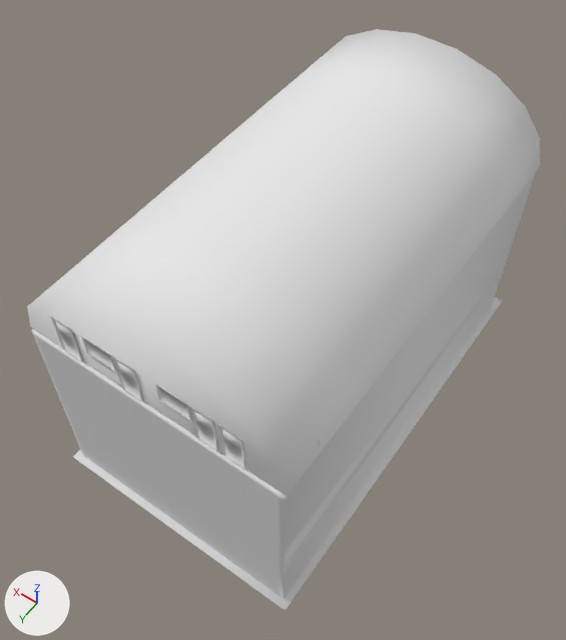
Before and after pictures for a commit that changed the OBJ model static/r1.obj.
One viewpoint serves both versions: a 50 mm lens placed at (-7586.0, 12255.0, 21454.0), pointed at (786.0, 535.0, 3037.0). Lighting does not change. The marker at lower left points along +X, +Y and +Z. Where no turn or scale is listed for an object, it has been applied to the vertices.
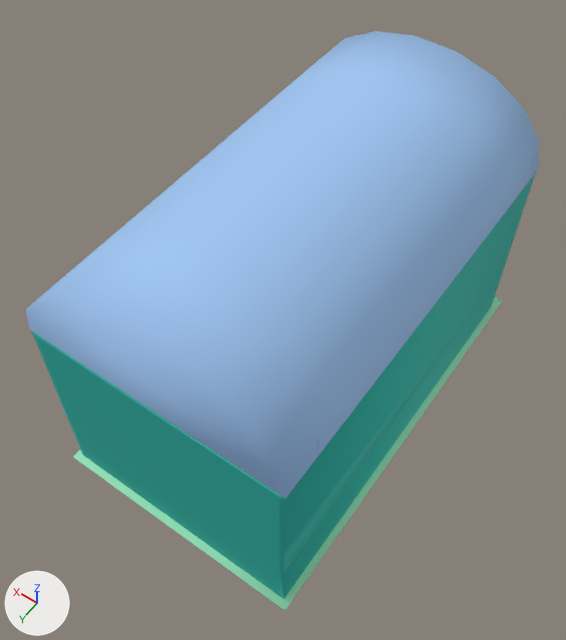
Scene script edits in JSON lines:
```json
{"op": "set", "path": "mat_wire_088144225.base_color", "old": "(0.8, 0.8, 0.8)", "new": "(0.345, 0.565, 0.882)", "note": "white #e7e7e7 -> blue #9fc6f1"}
{"op": "set", "path": "mat_wire_087225143.base_color", "old": "(0.8, 0.8, 0.8)", "new": "(0.341, 0.882, 0.561)", "note": "white #e7e7e7 -> green #9ef1c5"}
{"op": "set", "path": "mat_wire_224086086.base_color", "old": "(0.8, 0.8, 0.8)", "new": "(0.878, 0.337, 0.337)", "note": "white #e7e7e7 -> pink #f19d9d"}
{"op": "set", "path": "mat_wire_006135113.base_color", "old": "(0.8, 0.8, 0.8)", "new": "(0.0235, 0.529, 0.443)", "note": "white #e7e7e7 -> cyan #2ac0b2"}
{"block": "me_cylinder001", "where": "me_cylinder001.from_pydata(...)  # 144 vertices, 146 faces; spans x -3482.0..4157.0, y -6180.0..6361.0, z 6336.0..8994.0"}
{"block": "me_cylinder001", "where": "# used by ob_cylinder001; location = (0.0, 0.0, 0.0)"}
{"block": "me_cylinder001", "change": "me_cylinder001 part 1: the whole mesh is moved by (0.0, 56.0, -38.0)"}
```

Boxes (x1, y1, x2, y2) around the edits, measured in the pictures (566 x 640 px):
```json
{"object": "Cylinder001", "change": "recoloured, mesh moved", "before": [27, 29, 540, 496], "after": [26, 31, 539, 499], "on screen": "white to blue"}
{"object": "Wall002", "change": "recoloured", "before": [31, 174, 535, 599], "after": [31, 174, 535, 599], "on screen": "white to cyan"}
{"object": "Plane001", "change": "recoloured", "before": [73, 297, 502, 610], "after": [73, 297, 502, 610], "on screen": "white to green"}
{"object": "Plane050", "change": "recoloured", "before": [218, 424, 246, 470], "after": [218, 424, 246, 470]}
{"object": "Plane051", "change": "recoloured", "before": [190, 406, 219, 452], "after": [190, 406, 219, 452]}
{"object": "Plane052", "change": "recoloured", "before": [113, 356, 143, 402], "after": [113, 356, 143, 402]}
{"object": "Plane053", "change": "recoloured", "before": [51, 316, 83, 362], "after": [51, 316, 83, 362]}
```
